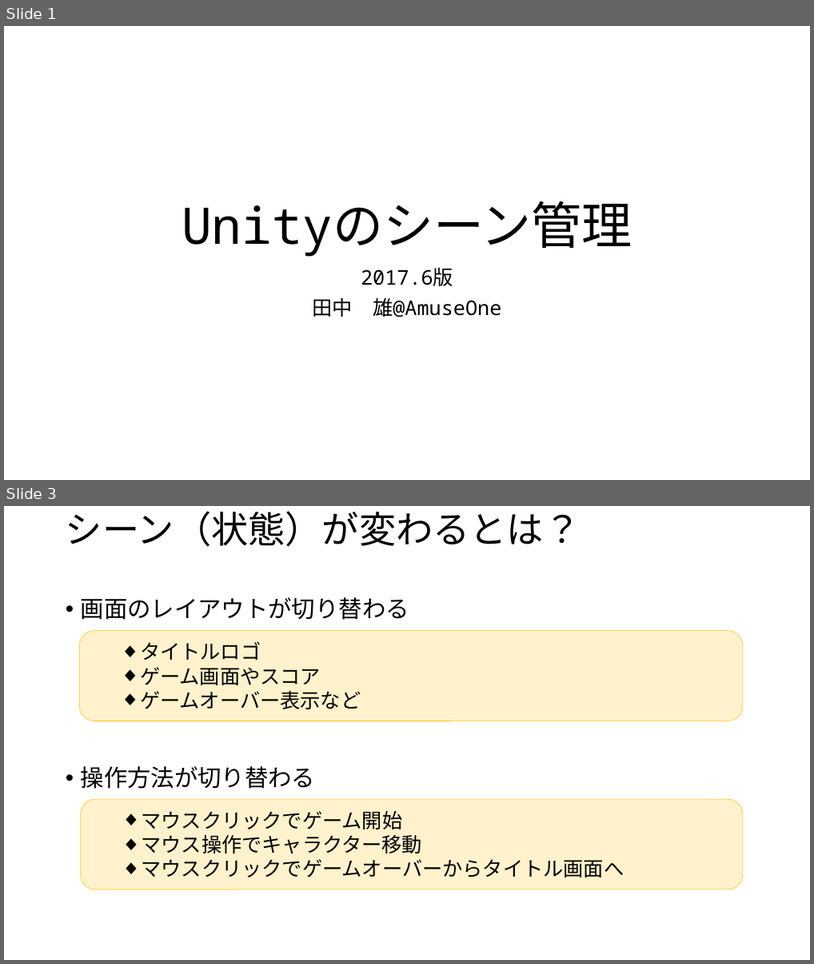
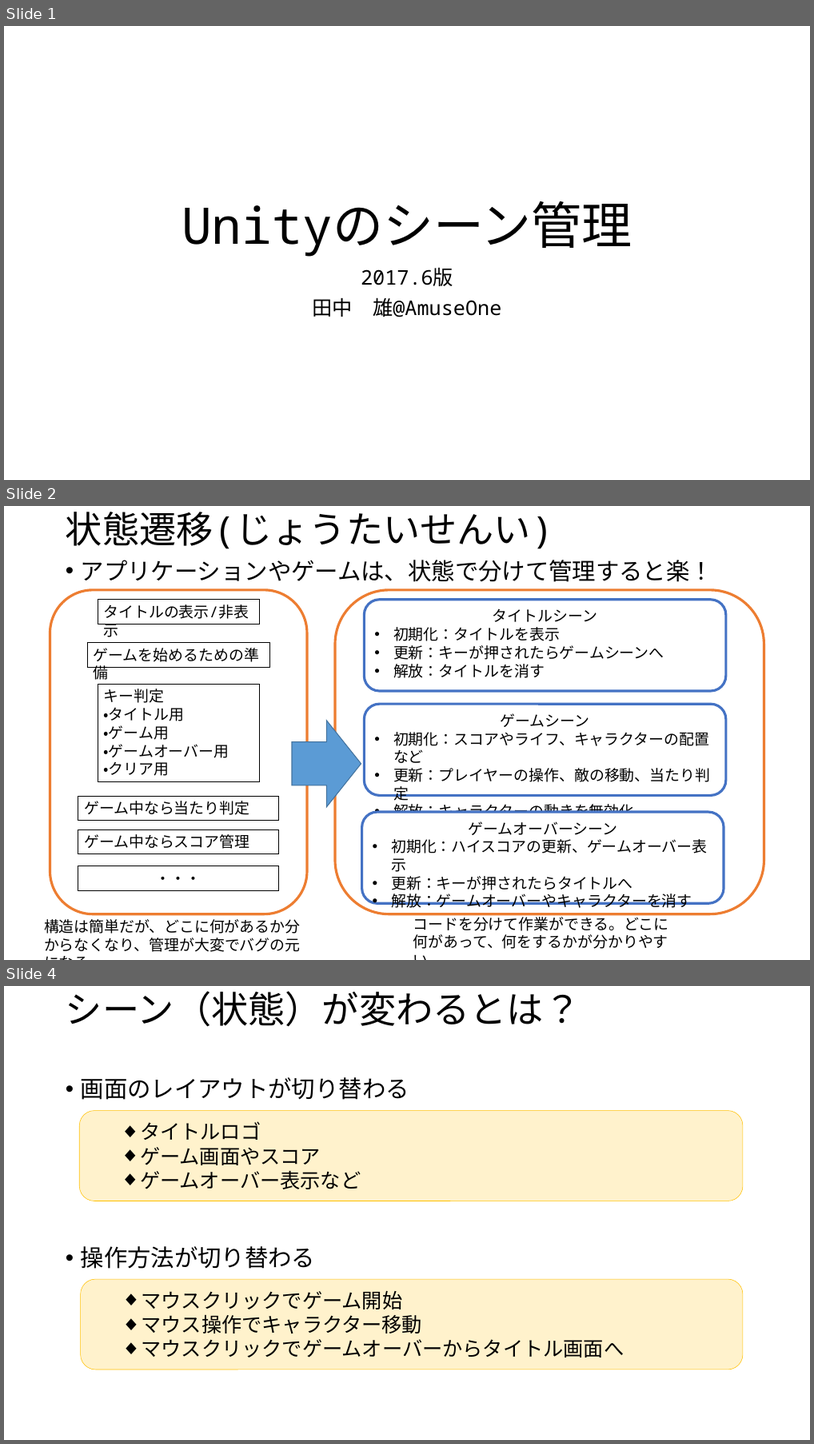
Before and after one commit to dat17/gp1, a slide deck: docs/unity-scene-1706.pptx. Shown one above the other, each under a label of ours: slides 1 and 3 before the commit, slides 1, 2 and 4 after it; the slides between them are not shown. The pictures are 814x964 and 814x1444 pixels, drawn with LibreOffice and Linux fonts; fonts in the diff are those of the drawing. Boxes give left, top, right and bottom in pixels: in the first picture for what was removed or moved away, otherwise in the second. Text is boxed around its words. In the diff, an @@ line names an element or a change of style, - is before the commit and + after.

Commit message:
少しスライドを追加

```diff
--- a/docs/unity-scene-1706.pptx
+++ b/docs/unity-scene-1706.pptx
@@ slide 2 added at (4,506,810,960), background #FFFFFF @@
@@ title added at (66,512,554,549), 44 pt, text #000000 @@
+状態遷移(じょうたいせんい)
@@ text added at (81,560,714,582), 28 pt, text #000000 @@
+• アプリケーションやゲームは、状態で分けて管理すると楽！
@@ rounded rectangle added at (50,590,307,914), fill #FFFFFF, outline #ED7D31 3 pt @@
@@ rectangle added at (98,600,260,624), outline #000000 0.75 pt, 18 pt, text #000000 @@
+タイトルの表示/非表示
@@ rounded rectangle added at (335,590,765,914), fill #FFFFFF, outline #ED7D31 3 pt @@
@@ rounded rectangle added at (365,600,726,691), fill #FFFFFF, outline #4472C4 3 pt, 18 pt, text #000000 @@
+タイトルシーン
+• 初期化：タイトルを表示
+• 更新：キーが押されたらゲームシーンへ
+• 解放：タイトルを消す
@@ rectangle added at (87,643,270,667), outline #000000 0.75 pt, 18 pt, text #000000 @@
+ゲームを始めるための準備
@@ rectangle added at (98,684,260,782), outline #000000 0.75 pt, 18 pt, text #000000 @@
+キー判定
+・タイトル用
+・ゲーム用
+・ゲームオーバー用
+・クリア用
@@ right arrow added at (292,720,361,807), fill #5B9BD5, outline #43739E 1 pt @@
@@ rounded rectangle added at (365,704,726,795), fill #FFFFFF, outline #4472C4 3 pt, 18 pt, text #000000 @@
+ゲームシーン
+• 初期化：スコアやライフ、キャラクターの配置など
+• 更新：プレイヤーの操作、敵の移動、当たり判定
+• 解放：キャラクターの動きを無効化
@@ rectangle added at (78,796,279,820), outline #000000 0.75 pt, 18 pt, text #000000 @@
+ゲーム中なら当たり判定
@@ rounded rectangle added at (362,812,724,903), fill #FFFFFF, outline #4472C4 3 pt, 18 pt, text #000000 @@
+ゲームオーバーシーン
+• 初期化：ハイスコアの更新、ゲームオーバー表示
+• 更新：キーが押されたらタイトルへ
+• 解放：ゲームオーバーやキャラクターを消す
@@ rectangle added at (78,830,279,854), outline #000000 0.75 pt, 18 pt, text #000000 @@
+ゲーム中ならスコア管理
@@ rectangle added at (78,866,279,890), outline #000000 0.75 pt, 18 pt, text #000000 @@
+・・・
@@ text added at (413,913,669,948), 18 pt, text #000000 @@
+コードを分けて作業ができる。どこに何があって、何をするかが分かりやすい
@@ text added at (44,919,301,952), 18 pt, text #000000 @@
+構造は簡単だが、どこに何があるか分からなくなり、管理が大変でバグの元になる
@@ what was slide 3 is now slide 4 @@
```
Also in this commit, not shown: 1 slide changed.
